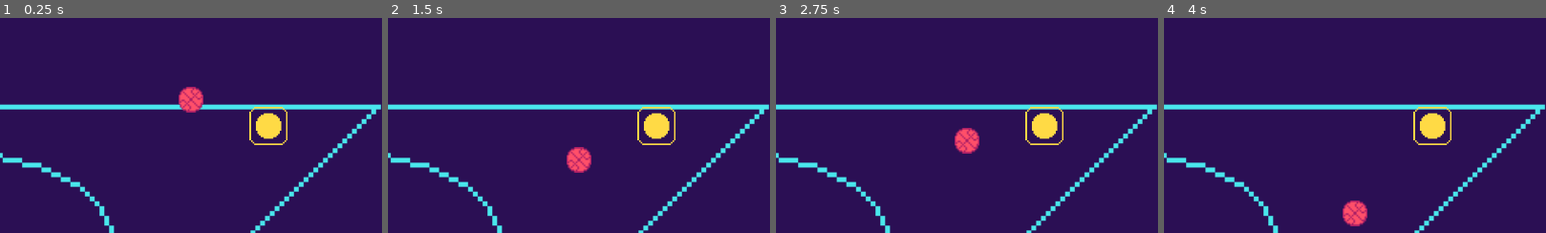
Above: before the commit, frames 1-4 (left to right).
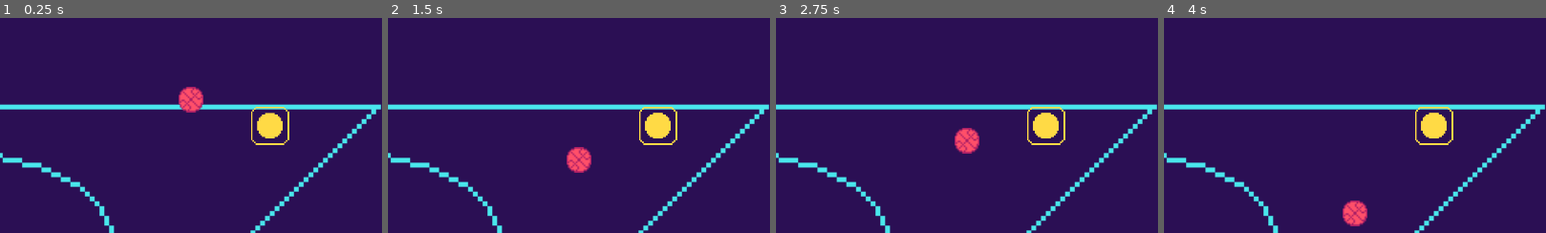
Above: after the commit, the same moments.

Repository: kerodekroma/pickaball-godot
Game: Godot game, scene res://scenes/Main.tscn
Two runs of this game, one before a commit and one after it. Both use one fixed random seed, a clock stepped at 60 frames per second and the inputs below.
Inputs (mouse positions are % of the whole screen's width and height, from its top left):
- Up to frame 1 (0.25 s): no input
- Up to frame 2 (1.5 s): click "RESET" at 0.5 s; move the mouse to (72, 45) at 1.27 s; click (72, 45) at 1.42 s
- Up to frame 3 (2.75 s): drag from (30, 55) to (11, 47) at 2.02 s
- Up to frame 4 (4 s): move the mouse to (60, 28) at 2.77 s; click (60, 28) at 2.92 s; drag from (45, 70) to (20, 35) at 3.52 s
The pictures show only the part of the screen within x 50-100%, y 41-91%; the shares and areas given below are measured in that part.

The runs differ from the first frame. In frame 1, 0.6% of the frame differs, in the area x 65-76%, y 41-60%; in frame 2, 0.5%; in frame 3, 0.5%; in frame 4, 0.5%.

Commit message:
feat: remove curse control when the ball has thrown

Diff:
--- a/scenes/Main.tscn
+++ b/scenes/Main.tscn
@@ -1,6 +1,5 @@
-[gd_scene load_steps=7 format=2]
+[gd_scene load_steps=6 format=2]
 
-[ext_resource path="res://entities/Control/Control.tscn" type="PackedScene" id=1]
 [ext_resource path="res://entities/HUD/HUD.tscn" type="PackedScene" id=2]
 [ext_resource path="res://entities/Ground/Ground.tscn" type="PackedScene" id=3]
 [ext_resource path="res://themes/pickaball.tres" type="Theme" id=4]
@@ -17,9 +16,6 @@
 [node name="Basket" parent="." instance=ExtResource( 5 )]
 position = Vector2( 63.871, 198 )
 scale = Vector2( 2, 2 )
-
-[node name="Control" parent="." instance=ExtResource( 1 )]
-position = Vector2( 768.336, 310.303 )
 
 [node name="Button" type="Button" parent="."]
 margin_left = 519.845
--- a/scripts/Main.gd
+++ b/scripts/Main.gd
@@ -1,30 +1,40 @@
 extends Node2D
 
 const ball = preload("res://entities/Ball/Ball.tscn")
+const control = preload("res://entities/Control/Control.tscn")
 
-var ball_control: Node2D
+var control_instance: Node
 var ball_instance:RigidBody2D
 var current_score = 0
 
 func _ready():
-	$Control.connect("control_released", self, "_on_control_released")
 	$Basket.connect("goal", self, "_on_basket_goal")
 	create_ball()
+	create_control()
 
 func _on_Button_pressed():
 	create_ball()
+	create_control()
 
 func create_ball():
 	if ball_instance != null:
-		ball_instance.queue_free()
+		remove_child(ball_instance)
 	ball_instance = ball.instance()
 	ball_instance.position = Vector2(720, 320)
 	add_child(ball_instance)
+
+func create_control():
+	control_instance = control.instance()
+	# initial position in the 2d preview: 768, 310
+	control_instance.position = Vector2(770, 310)
+	control_instance.connect("control_released", self, "_on_control_released")
+	add_child(control_instance)
 
 func _on_control_released(direction):
 	print("direction", direction)
 	ball_instance.apply_torque_impulse(1000)
 	ball_instance.apply_impulse(Vector2.ZERO, direction * -8)
+	remove_child(control_instance)
 
 func _on_basket_goal():
 	current_score += Globals.calculate_points();
